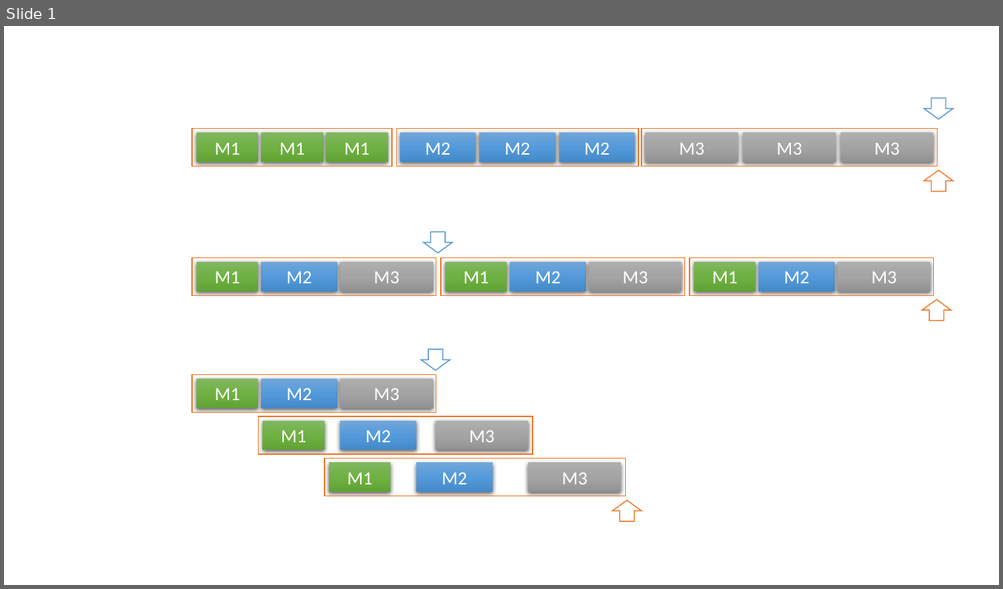
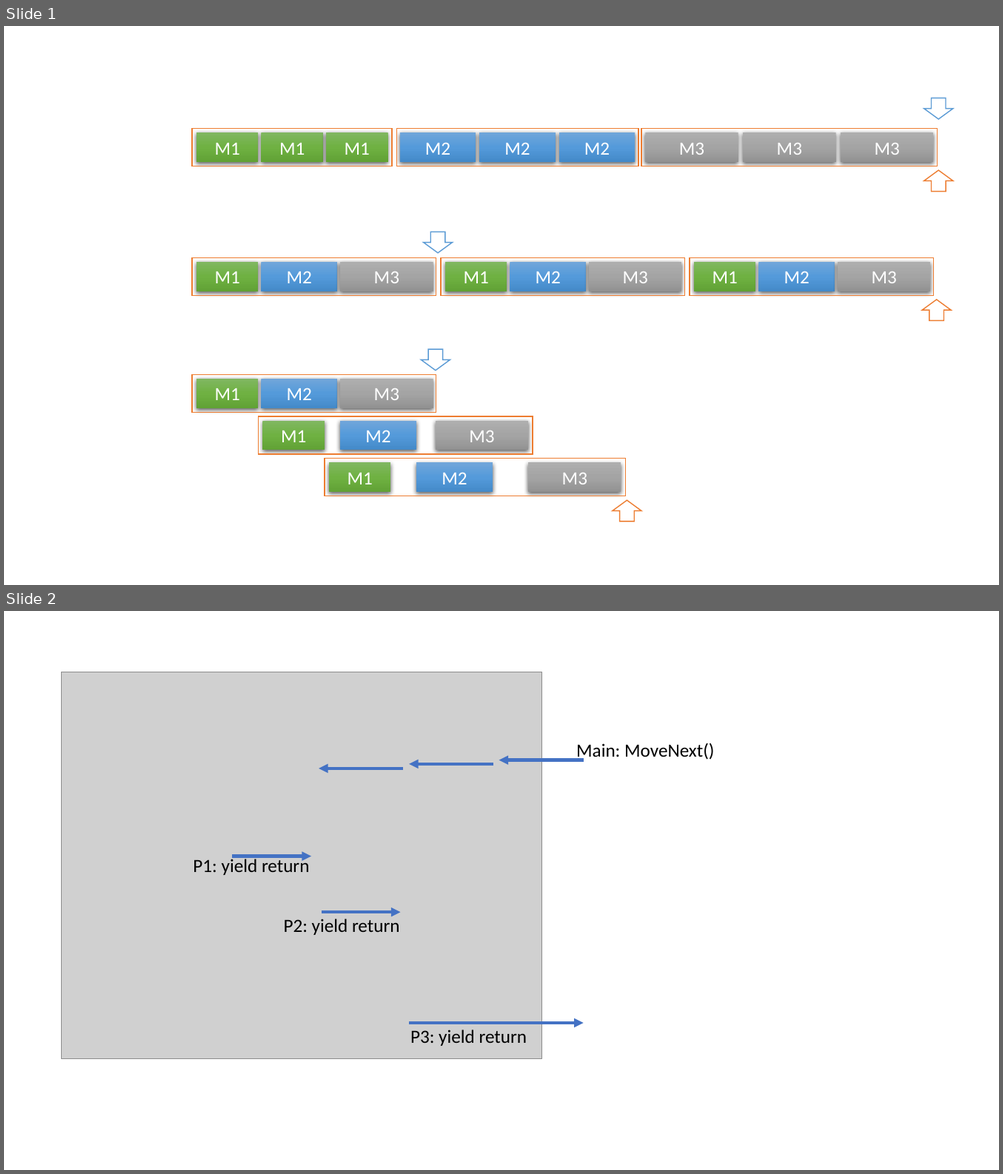
Before and after one commit to andrew0928/columns.chicken-house.net, a slide deck: wp-content/images/2019-06-15-netcli-pipeline/簡報1.pptx. Shown one above the other, each under a label of ours: slide 1 before the commit, slides 1 and 2 after it. The pictures are 1003x589 and 1003x1174 pixels, drawn with LibreOffice and Linux fonts; fonts in the diff are those of the drawing; grey boxes stand for pictures. Boxes give left, top, right and bottom in pixels: in the first picture for what was removed or moved away, otherwise in the second. Text is boxed around its words. In the diff, an @@ line names an element or a change of style, - is before the commit and + after.

```diff
--- a/wp-content/images/2019-06-15-netcli-pipeline/簡報1.pptx
+++ b/wp-content/images/2019-06-15-netcli-pipeline/簡報1.pptx
@@ slide 2 added at <box>4,611,999,1170</box>, background #FFFFFF @@
@@ picture added at <box>62,672,542,1059</box> @@
@@ text added at <box>576,743,714,762</box>, 18 pt, text #000000 @@
+Main: MoveNext()
@@ arrow added from (493, 764) to (409, 764), #4472C4 3 pt @@
@@ arrow added from (583, 760) to (498, 760), #4472C4 3 pt @@
@@ arrow added from (403, 769) to (318, 769), #4472C4 3 pt @@
@@ text added at <box>193,857,309,875</box>, 18 pt, text #000000 @@
+P1: yield return
@@ arrow added from (233, 857) to (311, 857), #4472C4 3 pt @@
@@ text added at <box>284,919,399,935</box>, 18 pt, text #000000 @@
+P2: yield return
@@ arrow added from (321, 912) to (400, 912), #4472C4 3 pt @@
@@ arrow added from (409, 1024) to (583, 1024), #4472C4 3 pt @@
@@ text added at <box>410,1030,526,1046</box>, 18 pt, text #000000 @@
+P3: yield return
```
Also in this commit, not shown: 10 other files.
